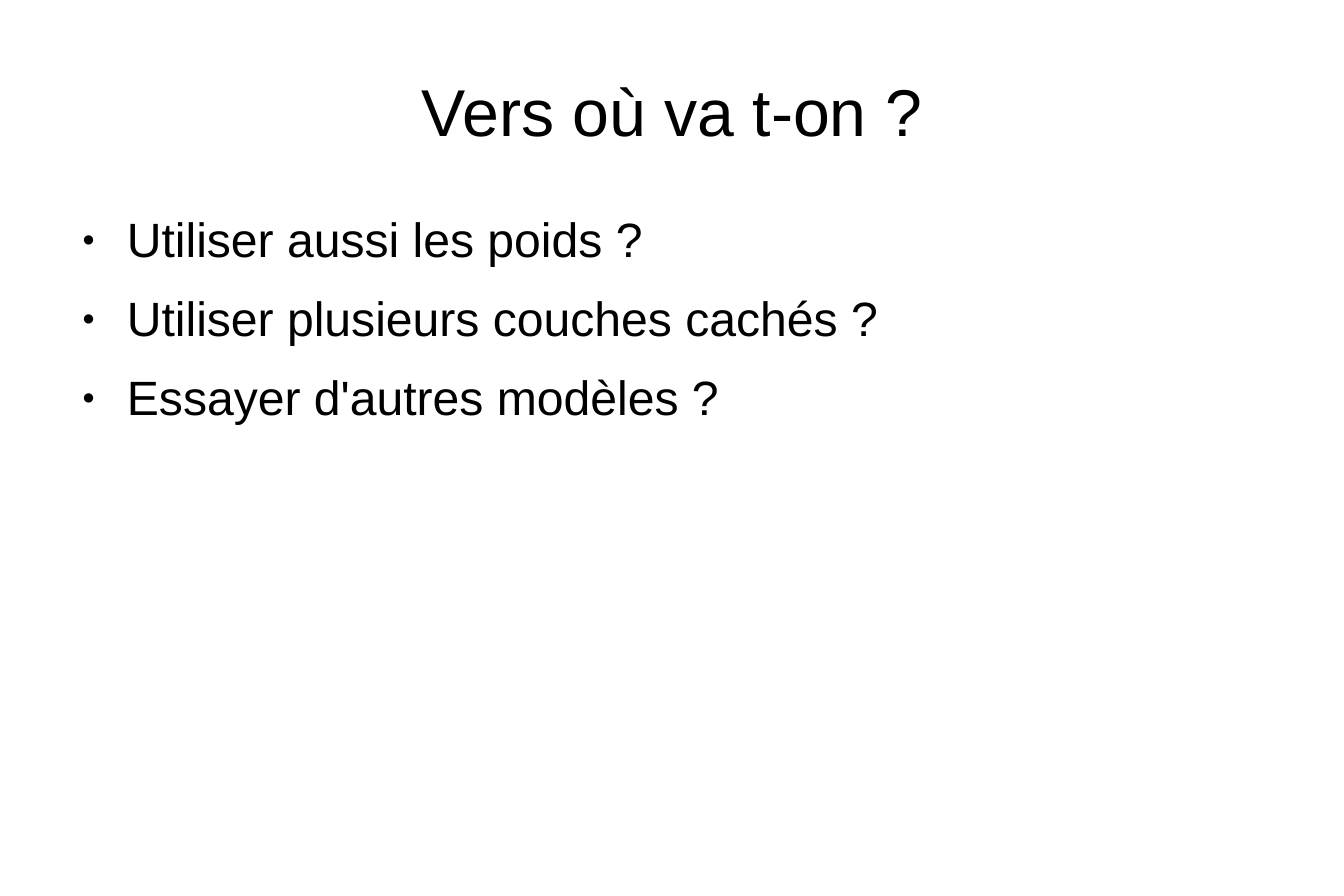
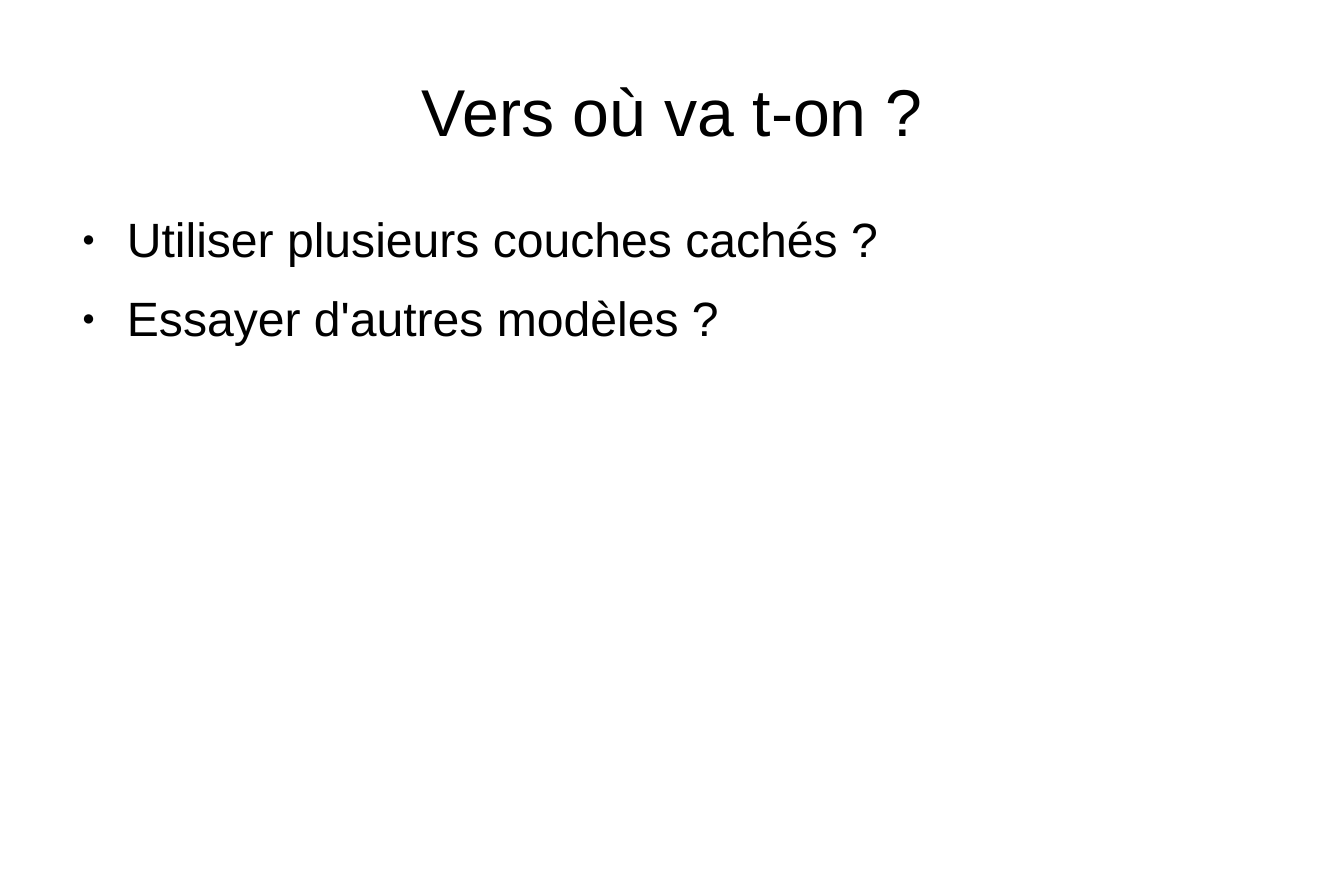
Before and after one commit to matthieu637/anne, a slide deck: slide 24 of exp/pre-presentation/pre-presentation.odp (slide 23 before the commit). Drawn at 1344x896 pixels with LibreOffice and Linux fonts; fonts in the diff are those of the drawing. Boxes give left, top, right and bottom in pixels: in the first picture for what was removed or moved away, otherwise in the second. Text is boxed around its words. In the diff, an @@ line names an element or a change of style, - is before the commit and + after.

```diff
--- a/exp/pre-presentation/pre-presentation.odp
+++ b/exp/pre-presentation/pre-presentation.odp
@@ text at <box>127,222,602,267</box>: paragraph removed @@
-● Utiliser aussi les poids ?
```
Also in this commit, not shown: 4 other slides changed, 1 slide added, 15 other files.
